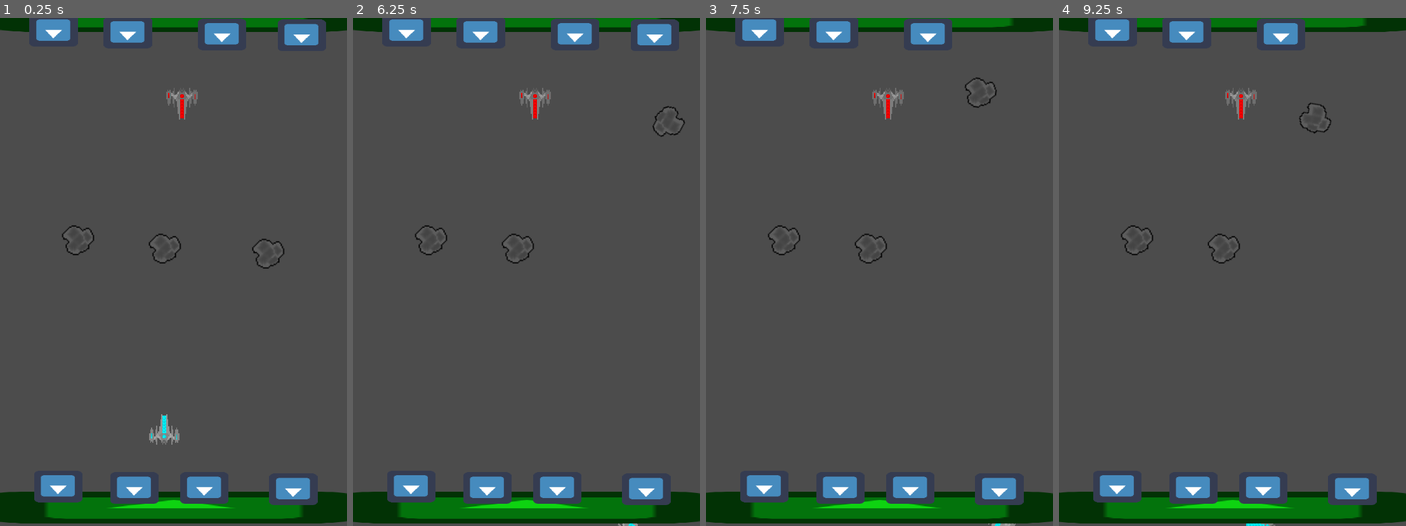
Above: before the commit, frames 1-4 (left to right).
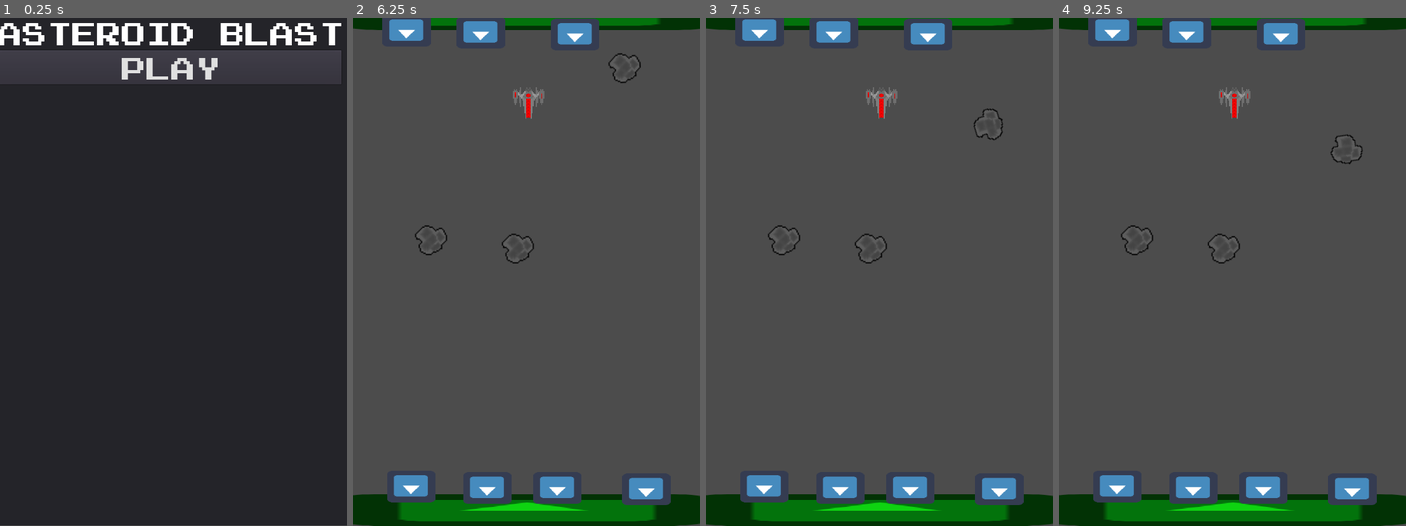
Above: after the commit, the same moments.

Repository: DaVinci789/asteroidblast
Game: Godot game, scene res://MainMenu.tscn
The game is run twice, just before and just after one commit, with the same random seed, the same clock (stepped at 60 frames per second) and the same inputs. Before the commit the project starts from res://world.tscn. The engine's default icon, where the game draws it, is replaced by a stand-in: a white triangle on a blue panel in a dark square.
Inputs (mouse positions are in pixels of both pictures, inside the frame that each line leads up to):
- Up to frame 1 (0.25 s): no input
- Up to frame 2 (6.25 s): click (519, 68) at 0.5 s, where only the run after the commit has a clickable "Play"; tap Enter at 1.25 s; hold Right (ui_right) 1.28-2.03 s; tap Space (ui_select) at 1.52, 2.27, 3.77, 4.52, 5, 5.27 s; hold Left (ui_left) 2.03-2.78 s; hold Right (ui_right) 2.78-3.53 s; hold Up (ui_up) 3.53-4.28 s; hold Left (ui_left) from 4.28 s (still down)
- Up to frame 3 (7.5 s): release Left (ui_left) at 6.53 s; hold Right (ui_right) 6.53-7.28 s; tap Space (ui_select) at 6.77 s; hold Up (ui_up) from 7.28 s (still down)
- Up to frame 4 (9.25 s): tap Space (ui_select) at 7.52, 8.27 s; release Up (ui_up) at 8.03 s; hold Right (ui_right) 8.03-8.78 s; hold Left (ui_left) from 8.78 s (still down)

The runs differ from the first frame. In frame 1, 94% of the frame differs, in the area x 0-100%, y 0-100%; in frame 2, 2.9%; in frame 3, 2.4%; in frame 4, 2.4%.

Commit message:
Add files via upload

Diff:
--- /dev/null
+++ b/Button.gd
@@ -0,0 +1,20 @@
+extends Button
+
+# class member variables go here, for example:
+# var a = 2
+# var b = "textvar"
+
+func _ready():
+	# Called when the node is added to the scene for the first time.
+	# Initialization here
+	pass
+
+#func _process(delta):
+#	# Called every frame. Delta is time since last frame.
+#	# Update game logic here.
+#	pass
+
+
+func _on_Button_pressed():
+	get_tree().change_scene("res://world.tscn")
+	pass # replace with function body
--- /dev/null
+++ b/MainMenu.tscn
@@ -0,0 +1,118 @@
+[gd_scene load_steps=4 format=2]
+
+[ext_resource path="res://emulogic.ttf" type="DynamicFontData" id=1]
+[ext_resource path="res://Button.gd" type="Script" id=2]
+
+[sub_resource type="DynamicFont" id=1]
+
+size = 50
+use_mipmaps = false
+use_filter = false
+font_data = ExtResource( 1 )
+_sections_unfolded = [ "Extra Spacing", "Font", "Settings" ]
+
+[node name="MarginContainer" type="MarginContainer" index="0"]
+
+anchor_left = 0.0
+anchor_top = 0.0
+anchor_right = 1.0
+anchor_bottom = 1.0
+margin_left = -9.0
+margin_top = -1.0
+margin_right = 1.0
+margin_bottom = -1.0
+rect_pivot_offset = Vector2( 0, 0 )
+rect_clip_content = false
+mouse_filter = 0
+mouse_default_cursor_shape = 0
+size_flags_horizontal = 1
+size_flags_vertical = 1
+_sections_unfolded = [ "Anchor", "Margin" ]
+
+[node name="Panel" type="Panel" parent="." index="0"]
+
+anchor_left = 0.0
+anchor_top = 0.0
+anchor_right = 0.0
+anchor_bottom = 0.0
+margin_left = 8.0
+margin_right = 710.0
+margin_bottom = 1024.0
+rect_pivot_offset = Vector2( 0, 0 )
+rect_clip_content = false
+mouse_filter = 0
+mouse_default_cursor_shape = 0
+size_flags_horizontal = 1
+size_flags_vertical = 1
+
+[node name="VBoxContainer" type="VBoxContainer" parent="Panel" index="0"]
+
+anchor_left = 0.0
+anchor_top = 0.0
+anchor_right = 0.0
+anchor_bottom = 0.0
+margin_left = -2.0
+margin_right = 698.0
+margin_bottom = 1024.0
+rect_pivot_offset = Vector2( 0, 0 )
+rect_clip_content = false
+mouse_filter = 1
+mouse_default_cursor_shape = 0
+size_flags_horizontal = 1
+size_flags_vertical = 1
+alignment = 0
+_sections_unfolded = [ "Margin" ]
+
+[node name="Label" type="Label" parent="Panel/VBoxContainer" index="0"]
+
+anchor_left = 0.0
+anchor_top = 0.0
+anchor_right = 0.0
+anchor_bottom = 0.0
+margin_top = 300.0
+margin_right = 700.0
+margin_bottom = 64.0
+grow_horizontal = 0
+rect_pivot_offset = Vector2( 0, 0 )
+rect_clip_content = false
+mouse_filter = 2
+mouse_default_cursor_shape = 0
+size_flags_horizontal = 1
+size_flags_vertical = 4
+custom_fonts/font = SubResource( 1 )
+text = "Asteroid Blast"
+align = 3
+valign = 1
+percent_visible = 1.0
+lines_skipped = 0
+max_lines_visible = -1
+_sections_unfolded = [ "Anchor", "Grow Direction", "Margin", "custom_fonts" ]
+
+[node name="Button" type="Button" parent="Panel/VBoxContainer" index="1"]
+
+anchor_left = 0.0
+anchor_top = 0.0
+anchor_right = 0.0
+anchor_bottom = 0.0
+margin_top = 368.0
+margin_right = 700.0
+margin_bottom = 138.0
+rect_pivot_offset = Vector2( 0, 0 )
+rect_clip_content = false
+focus_mode = 2
+mouse_filter = 0
+mouse_default_cursor_shape = 0
+size_flags_horizontal = 1
+size_flags_vertical = 1
+custom_fonts/font = SubResource( 1 )
+toggle_mode = false
+enabled_focus_mode = 2
+shortcut = null
+group = null
+text = "Play"
+flat = false
+align = 1
+script = ExtResource( 2 )
+_sections_unfolded = [ "Margin", "custom_fonts" ]
+
+[connection signal="pressed" from="Panel/VBoxContainer/Button" to="Panel/VBoxContainer/Button" method="_on_Button_pressed"]
--- a/gameover.tscn
+++ b/gameover.tscn
@@ -9,7 +9,7 @@
 use_mipmaps = false
 use_filter = false
 font_data = ExtResource( 2 )
-_sections_unfolded = [ "Font", "Settings" ]
+_sections_unfolded = [ "Extra Spacing", "Font", "Settings" ]
 
 [sub_resource type="DynamicFont" id=2]
 
@@ -34,6 +34,7 @@
 size_flags_horizontal = 1
 size_flags_vertical = 1
 script = ExtResource( 1 )
+_sections_unfolded = [ "Material", "Visibility" ]
 
 [node name="VBoxContainer" type="VBoxContainer" parent="." index="0"]
 
@@ -50,7 +51,7 @@
 size_flags_horizontal = 3
 size_flags_vertical = 3
 alignment = 1
-_sections_unfolded = [ "Anchor", "Focus", "Grow Direction", "Margin", "Mouse", "Rect", "Size Flags" ]
+_sections_unfolded = [ "Anchor", "Focus", "Grow Direction", "Margin", "Material", "Mouse", "Rect", "Size Flags", "Visibility" ]
 
 [node name="Label" type="Label" parent="VBoxContainer" index="0"]
 
@@ -73,7 +74,7 @@
 percent_visible = 1.0
 lines_skipped = 0
 max_lines_visible = -1
-_sections_unfolded = [ "Anchor", "Margin", "custom_constants", "custom_fonts", "custom_styles" ]
+_sections_unfolded = [ "Anchor", "Margin", "Material", "Visibility", "custom_constants", "custom_fonts", "custom_styles" ]
 
 [node name="Button" type="Button" parent="VBoxContainer" index="1"]
 
--- a/project.godot
+++ b/project.godot
@@ -11,7 +11,7 @@
 [application]
 
 config/name="astroidblast"
-run/main_scene="res://world.tscn"
+run/main_scene="res://MainMenu.tscn"
 config/icon="res://icon.png"
 
 [display]
--- a/world.tscn
+++ b/world.tscn
@@ -8,13 +8,14 @@
 [ext_resource path="res://building.tscn" type="PackedScene" id=6]
 [ext_resource path="res://ship2.tscn" type="PackedScene" id=7]
 
-[node name="world" type="Node2D"]
+[node name="world" type="Node2D" index="0"]
 
 script = ExtResource( 1 )
+_sections_unfolded = [ "Material", "Visibility" ]
 
 [node name="ship" parent="." index="0" instance=ExtResource( 2 )]
 
-position = Vector2( 330.121, 829.557 )
+position = Vector2( 350, 829.557 )
 rotation = -1.5708
 _sections_unfolded = [ "Collision", "Pickable", "Transform" ]
 lazer_speed = 1000
@@ -33,37 +34,38 @@
 
 [node name="StaticBody2D" parent="." index="4" instance=ExtResource( 4 )]
 
-position = Vector2( 353.081, -4.20473 )
+position = Vector2( 353.081, -7.29558 )
 scale = Vector2( 11.4569, 1 )
 collision_layer = 2
 _sections_unfolded = [ "Collision", "Transform", "Visibility" ]
 
 [node name="StaticBody2D2" parent="." index="5" instance=ExtResource( 4 )]
 
-position = Vector2( 344.269, 986.413 )
+position = Vector2( 344.628, 991.432 )
 scale = Vector2( 11.4569, 1 )
 collision_layer = 2
-_sections_unfolded = [ "Collision" ]
+_sections_unfolded = [ "Collision", "Transform" ]
 
 [node name="wall" parent="." index="6" instance=ExtResource( 5 )]
 
-position = Vector2( 5.0351, 486.74 )
-scale = Vector2( 1, 14.7945 )
+position = Vector2( 8.12592, 553.908 )
+scale = Vector2( 1, 12.6465 )
 collision_layer = 2
 _sections_unfolded = [ "Collision", "Pickable" ]
 
 [node name="wall2" parent="." index="7" instance=ExtResource( 5 )]
 
-position = Vector2( 700.48, 499.103 )
-scale = Vector2( 1, 14.7945 )
+position = Vector2( 700.48, 551.167 )
+scale = Vector2( 1, 12.5637 )
 collision_layer = 2
-_sections_unfolded = [ "Collision" ]
+_sections_unfolded = [ "Collision", "Transform", "Z Index" ]
 
 [node name="building" parent="." index="8" groups=[
 "building_player",
 ] instance=ExtResource( 6 )]
 
 position = Vector2( 116.403, 944.534 )
+_sections_unfolded = [ "Collision", "Material", "Motion", "Pause", "Pickable", "Transform", "Visibility", "Z Index" ]
 
 [node name="building2" parent="." index="9" groups=[
 "building_player",
@@ -86,9 +88,9 @@
 
 [node name="Ship 2" parent="." index="12" instance=ExtResource( 7 )]
 
-position = Vector2( 363.027, 171.239 )
+position = Vector2( 350, 169.879 )
 rotation = 1.5708
-_sections_unfolded = [ "Transform" ]
+_sections_unfolded = [ "Material", "Transform", "Visibility" ]
 
 [node name="building5" parent="." index="13" groups=[
 "buildings_player2",
